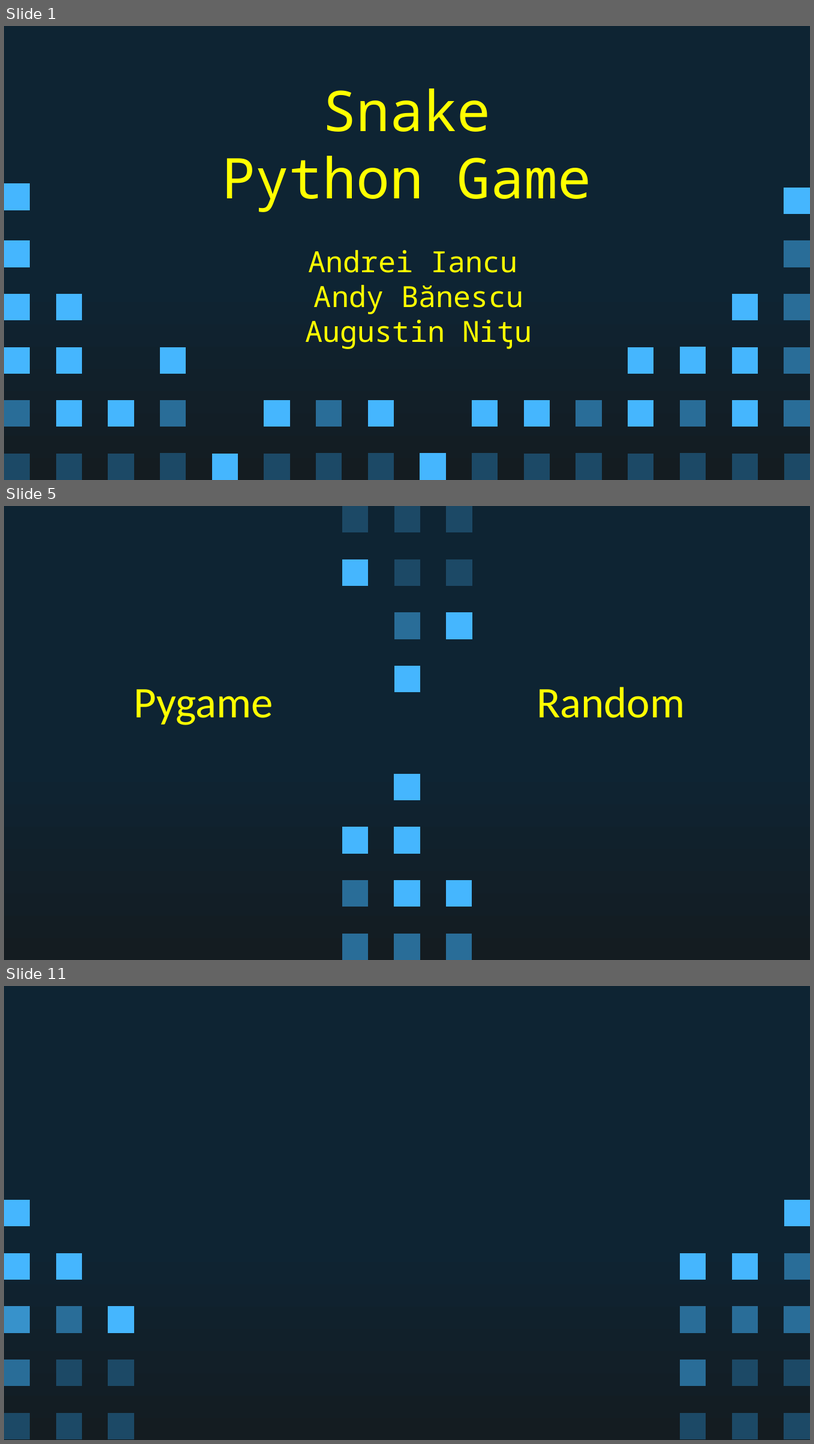
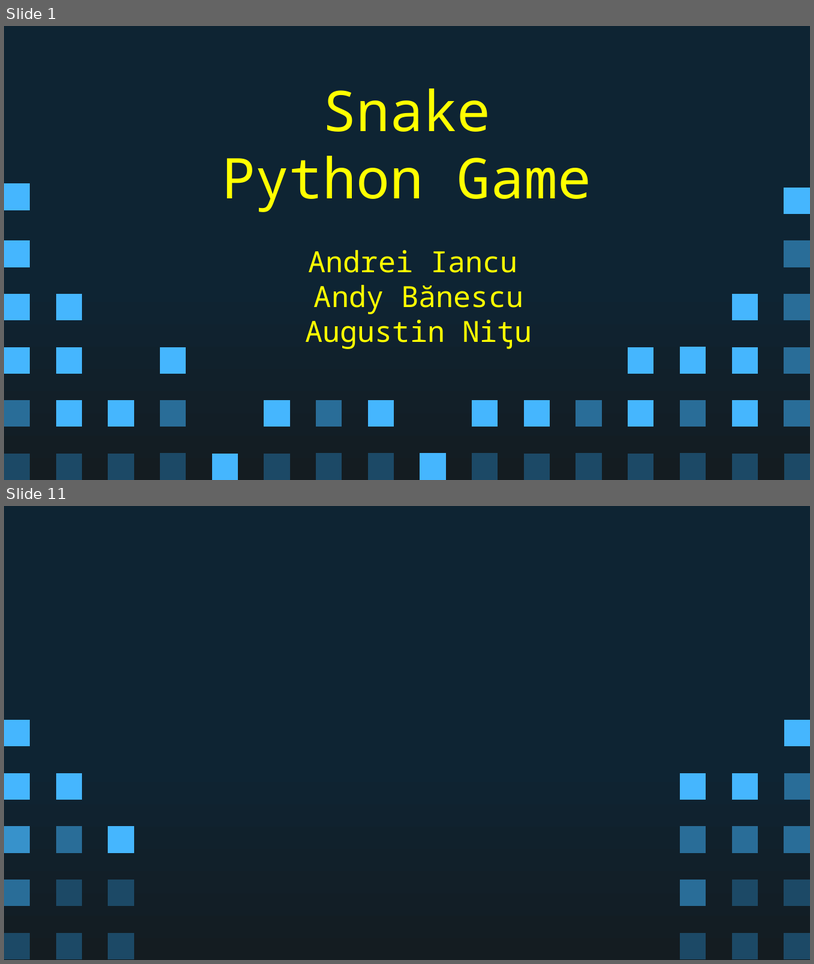
Before and after one commit to not-andrew/Python101_snake, a slide deck: Prezentare.pptx. Shown one above the other, each under a label of ours: slides 1, 5 and 11 before the commit, slides 1 and 11 after it; the slides between them are not shown. The pictures are 814x1444 and 814x964 pixels, drawn with LibreOffice and Linux fonts; fonts in the diff are those of the drawing. Boxes give left, top, right and bottom in pixels: in the first picture for what was removed or moved away, otherwise in the second. Text is boxed around its words. In the diff, an @@ line names an element or a change of style, - is before the commit and + after.

```diff
--- a/Prezentare.pptx
+++ b/Prezentare.pptx
@@ slide 5 removed at <box>4,506,810,960</box>, background gradient #0E2433 to #141C21 @@
@@ freeform shape removed at <box>342,506,368,532</box> @@
@@ freeform shape removed at <box>394,506,420,532</box> @@
@@ freeform shape removed at <box>447,506,473,532</box> @@
@@ freeform shape removed at <box>342,559,368,586</box> @@
@@ freeform shape removed at <box>394,559,420,586</box> @@
@@ freeform shape removed at <box>447,559,473,586</box> @@
@@ freeform shape removed at <box>394,612,420,639</box> @@
@@ freeform shape removed at <box>447,612,473,639</box> @@
@@ freeform shape removed at <box>394,666,420,692</box> @@
@@ title removed at <box>134,689,273,725</box> @@
-Pygame
@@ title removed at <box>537,687,685,718</box> @@
-Random
@@ freeform shape removed at <box>394,774,420,801</box> @@
@@ freeform shape removed at <box>394,774,420,801</box> @@
@@ freeform shape removed at <box>342,827,368,853</box> @@
@@ freeform shape removed at <box>394,827,420,853</box> @@
@@ freeform shape removed at <box>342,880,368,907</box> @@
@@ freeform shape removed at <box>394,880,420,907</box> @@
@@ freeform shape removed at <box>446,880,472,907</box> @@
@@ freeform shape removed at <box>342,933,368,959</box> @@
@@ freeform shape removed at <box>394,933,420,959</box> @@
@@ freeform shape removed at <box>446,933,472,959</box> @@
```
Also in this commit, not shown: 3 slides changed, 6 slides added, 6 other slides removed.
